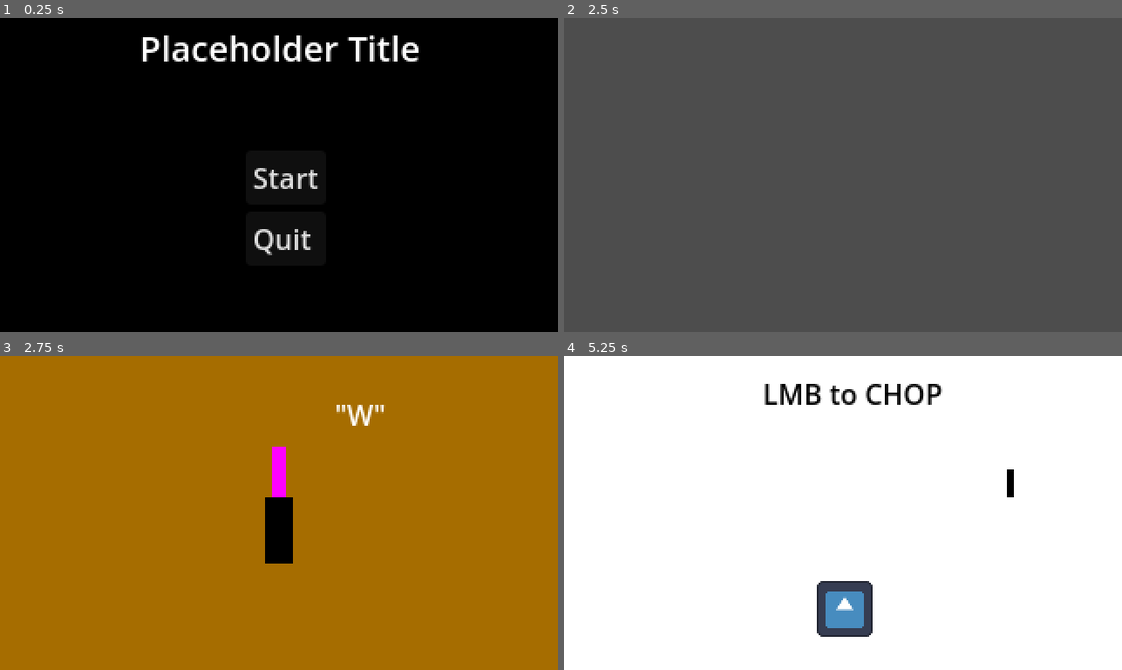
Above: before the commit, frames 1-4 (two rows, left to right).
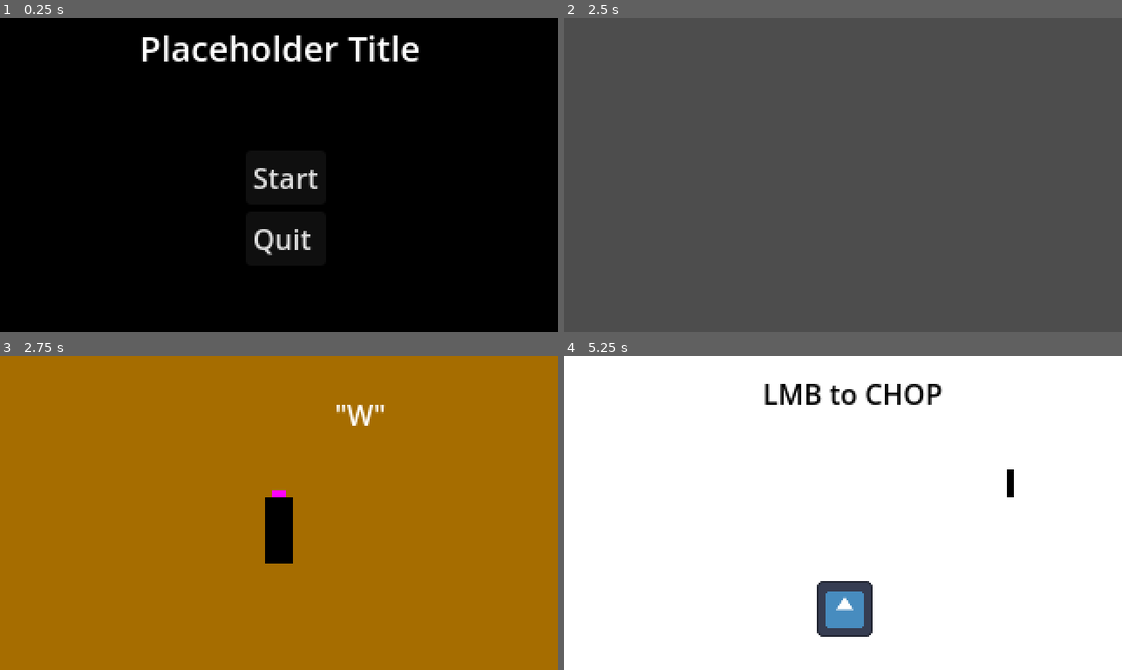
Above: after the commit, the same moments.

Repository: emmetl913/GMTK2024
Game: Godot game, scene res://menus/MainMenu.tscn
Same seed, same stepped clock (60 frames per second), same inputs: the game is played once before the commit and once after it. The engine's default icon, where the game draws it, is replaced by a stand-in: a white triangle on a blue panel in a dark square.
Inputs (mouse positions are in pixels of both pictures, inside the frame that each line leads up to):
- Up to frame 1 (0.25 s): no input
- Up to frame 2 (2.5 s): click "Start" at 0.5 s; tap Enter at 1.25 s; move the mouse to (965, 159) at 1.27 s; press the mouse at (965, 159) at 1.28 s; tap S (S) at 1.55, 2.1 s; tap Space at 2 s; move the mouse to (731, 190) at 2.02 s; release the mouse at (731, 190) at 2.03 s; click (731, 190) at 2.3 s
- Up to frame 3 (2.75 s): no input
- Up to frame 4 (5.25 s): move the mouse to (898, 443) at 2.77 s; press the mouse at (898, 443) at 2.78 s; tap S (S) at 3.05, 3.6, 4.55 s; tap Enter at 3.5, 5 s; move the mouse to (815, 575) at 3.52 s; release the mouse at (815, 575) at 3.53 s; click (815, 575) at 3.8 s; tap Space at 4.25 s; move the mouse to (1010, 560) at 4.27 s; hold W (W) 4.28-5.03 s; move the mouse to (675, 465) at 5.02 s; click (675, 465) at 5.1 s

Frames 1-2 are identical in both runs. In frame 3, 0.3% of the frame differs, in the area x 48-52%, y 28-43%; in frame 4, nothing differs.

Commit message:
churning game

Diff:
--- a/games/ChurningGame/ChurningGame.gd
+++ b/games/ChurningGame/ChurningGame.gd
@@ -28,8 +28,10 @@
 func setup():
 	if randi_range(0,1):
 		starting_button = true
+		$Churn.position.y = 93
 	else:
 		false
+		$Churn.position.y = 68
 	$W.visible = starting_button
 	$S.visible = not starting_button
 
--- /dev/null
+++ b/games/CrackingGame/CrackingGame.gd
@@ -0,0 +1,14 @@
+extends Base_Game
+
+
+# Called when the node enters the scene tree for the first time.
+func _ready():
+	pass # Replace with function body.
+
+func _input(event):
+	if event.is_action_pressed("LMB"):
+		pass
+
+# Called every frame. 'delta' is the elapsed time since the previous frame.
+func _process(delta):
+	pass
--- /dev/null
+++ b/games/CrackingGame/CrackingGame.tscn
@@ -0,0 +1,33 @@
+[gd_scene load_steps=4 format=3 uid="uid://dirx1pwsdxbkp"]
+
+[ext_resource type="Script" path="res://games/CrackingGame/CrackingGame.gd" id="1_s24qa"]
+[ext_resource type="Texture2D" uid="uid://ci0p7le8o6yg5" path="res://icon.svg" id="2_ikun7"]
+
+[sub_resource type="Curve2D" id="Curve2D_iq5qu"]
+_data = {
+"points": PackedVector2Array(0, 0, 0, 0, 181, 68, 0, 0, 0, 0, 119, 98, 0, 0, 0, 0, 182, 67)
+}
+point_count = 3
+
+[node name="CrackingGame" type="Node2D"]
+script = ExtResource("1_s24qa")
+
+[node name="ColorRect" type="ColorRect" parent="."]
+offset_right = 320.0
+offset_bottom = 180.0
+color = Color(0.65098, 0.427451, 0.92549, 1)
+
+[node name="EggStuff" type="Node2D" parent="."]
+
+[node name="Path2D" type="Path2D" parent="EggStuff"]
+curve = SubResource("Curve2D_iq5qu")
+
+[node name="PathFollow2D" type="PathFollow2D" parent="EggStuff/Path2D"]
+position = Vector2(181, 68)
+rotation = 2.69093
+rotates = false
+
+[node name="Sprite2D" type="Sprite2D" parent="EggStuff/Path2D/PathFollow2D"]
+scale = Vector2(0.25, 0.25)
+texture = ExtResource("2_ikun7")
+flip_v = true
